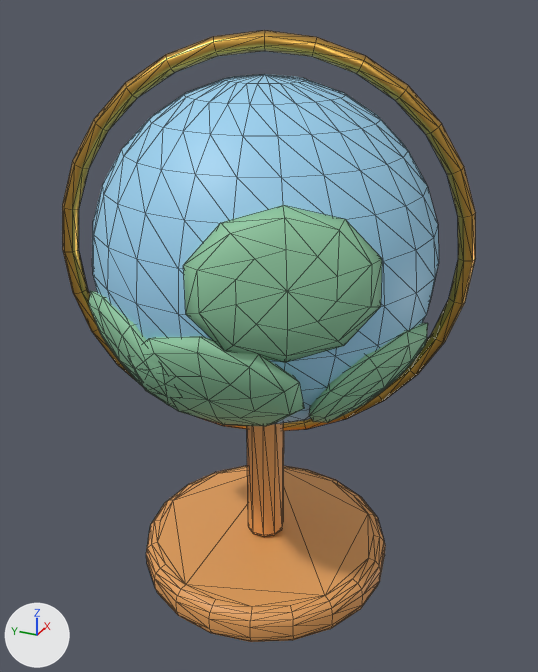
The glTF model assets/custom/models/globe.glb, before and after one commit.
Both versions are drawn from a 50 mm lens placed at (-0.458, -0.209, 0.436), pointed at (-0.002, -0.004, 0.208). Arrows for +X, +Y and +Z are at lower left; the lights stay in place. The older version comes first. Mesh edges are drawn as thin lines. Vertices at exactly the same position are counted once.

The first picture shows 'globe'.
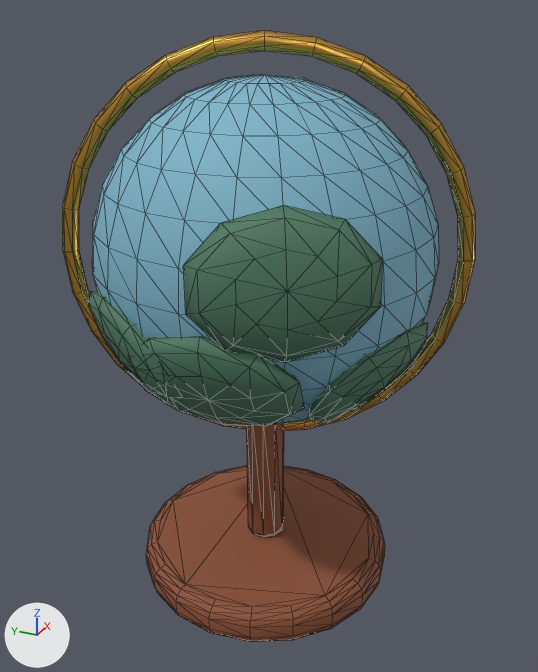
Diff of the bpy script that builds the scene:
```diff
--- a/assets/custom/models/globe.glb.py
+++ b/assets/custom/models/globe.glb.py
@@ mat_f_brass @@
 n0 = _N.new('ShaderNodeBsdfPrincipled'); n0.name = 'Principled BSDF'
-n0.inputs[0].default_value = (0.694, 0.392, 0.0762, 1.0)  # 'Base Color', orange #d9a84e
 n0.inputs[1].default_value = 1.0  # 'Metallic'
@@ mat_f_brass @@
 n1 = _N.new('ShaderNodeOutputMaterial'); n1.name = 'Material Output'
+n2 = _N.new('ShaderNodeMix'); n2.name = 'Mix'
+n2.data_type = 'RGBA'
+n2.blend_type = 'MULTIPLY'
+n2.inputs[0].default_value = 1.0  # 'Factor'
+n2.inputs[7].default_value = (0.672, 0.371, 0.0612, 1.0)  # 'B', orange #d6a446
+n3 = _N.new('ShaderNodeVertexColor'); n3.name = 'Color Attribute'
 _L.new(n0.outputs[0], n1.inputs[0])  # 'BSDF' to 'Surface'
+_L.new(n2.outputs[2], n0.inputs[0])  # 'Result' to 'Base Color'
+_L.new(n3.outputs[0], n2.inputs[6])  # 'Color' to 'A'
@@ mat_paint @@
+mat_paint = bpy.data.materials.new('paint')
+mat_paint.use_nodes = True; mat_paint.node_tree.nodes.clear()
+_N = mat_paint.node_tree.nodes; _L = mat_paint.node_tree.links
+n0 = _N.new('ShaderNodeBsdfPrincipled'); n0.name = 'Principled BSDF'
+n0.inputs[2].default_value = 0.72  # 'Roughness'
+n1 = _N.new('ShaderNodeOutputMaterial'); n1.name = 'Material Output'
+n2 = _N.new('ShaderNodeVertexColor'); n2.name = 'Color Attribute'
+_L.new(n0.outputs[0], n1.inputs[0])  # 'BSDF' to 'Surface'
+_L.new(n2.outputs[0], n0.inputs[0])  # 'Color' to 'Base Color'
@@ me_globe @@
 me_globe.from_pydata(...)  # 1034 vertices, 2032 faces; spans x -0.127..0.12, y -0.137..0.137, z 0.0..0.416
 # used by ob_globe; location = (0.0, 0.0, 0.0)
+# me_globe part 1: 472 faces spanning x -0.1..0.1, y -0.1..0.1, z 0.0..0.15 switch from mat_f_wood (orange #e8a25c) to mat_paint
+# me_globe part 2: 624 faces spanning x -0.12..0.12, y -0.12..0.12, z 0.15..0.39 switch from mat_globe_sea (blue #9dd4f2) to mat_paint
+# me_globe part 3: 600 faces spanning x -0.127..0.12, y -0.12..0.107, z 0.17..0.374 switch from mat_globe_land (green #8fc9a0) to mat_paint
 me_globe.materials.append(mat_f_brass)
```

Where the change shows, as pixel boxes [x1, y1, x2, y2] in the pictures (538 x 672 px):
'globe', recoloured, surface changed (darker)
    both: [70, 42, 467, 642]
part 1 of me_globe, recoloured (darker)
    both: [146, 423, 385, 642]
part 2 of me_globe, recoloured
    both: [92, 74, 439, 425]
part 3 of me_globe, recoloured (darker)
    both: [89, 205, 428, 426]
